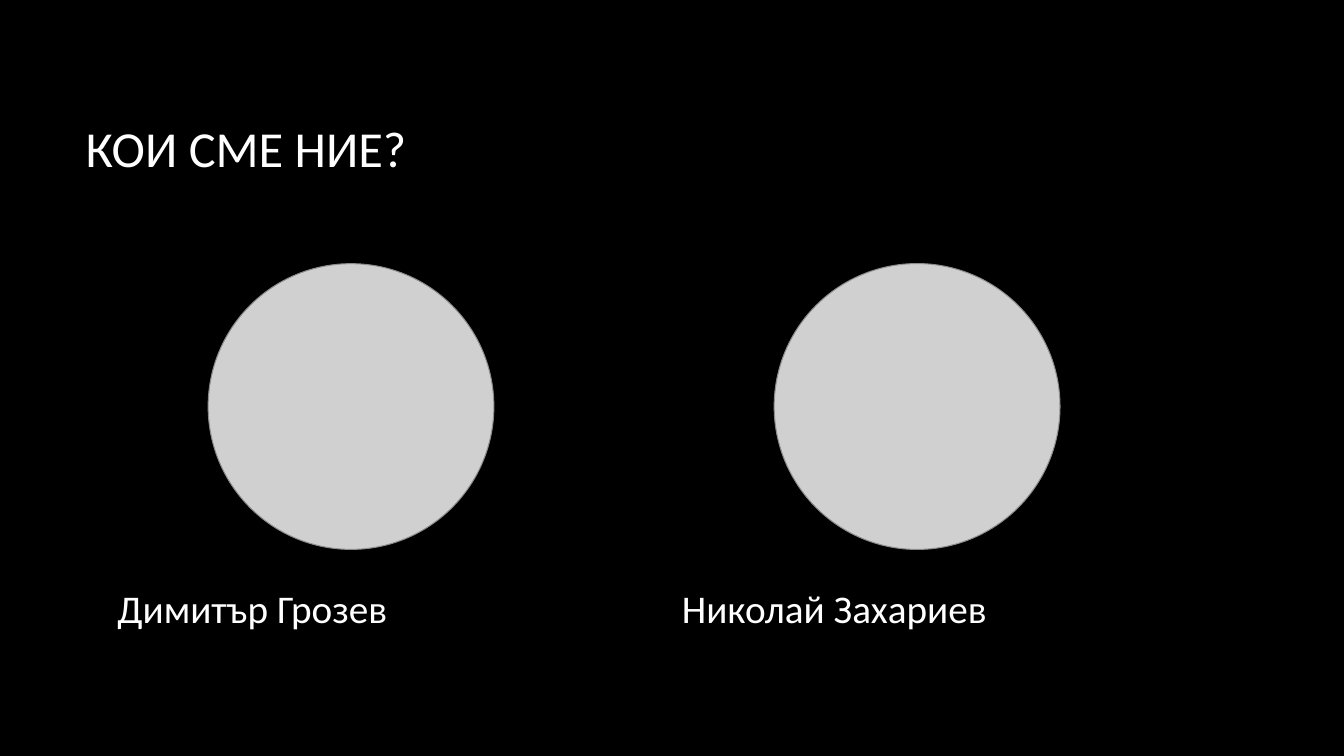
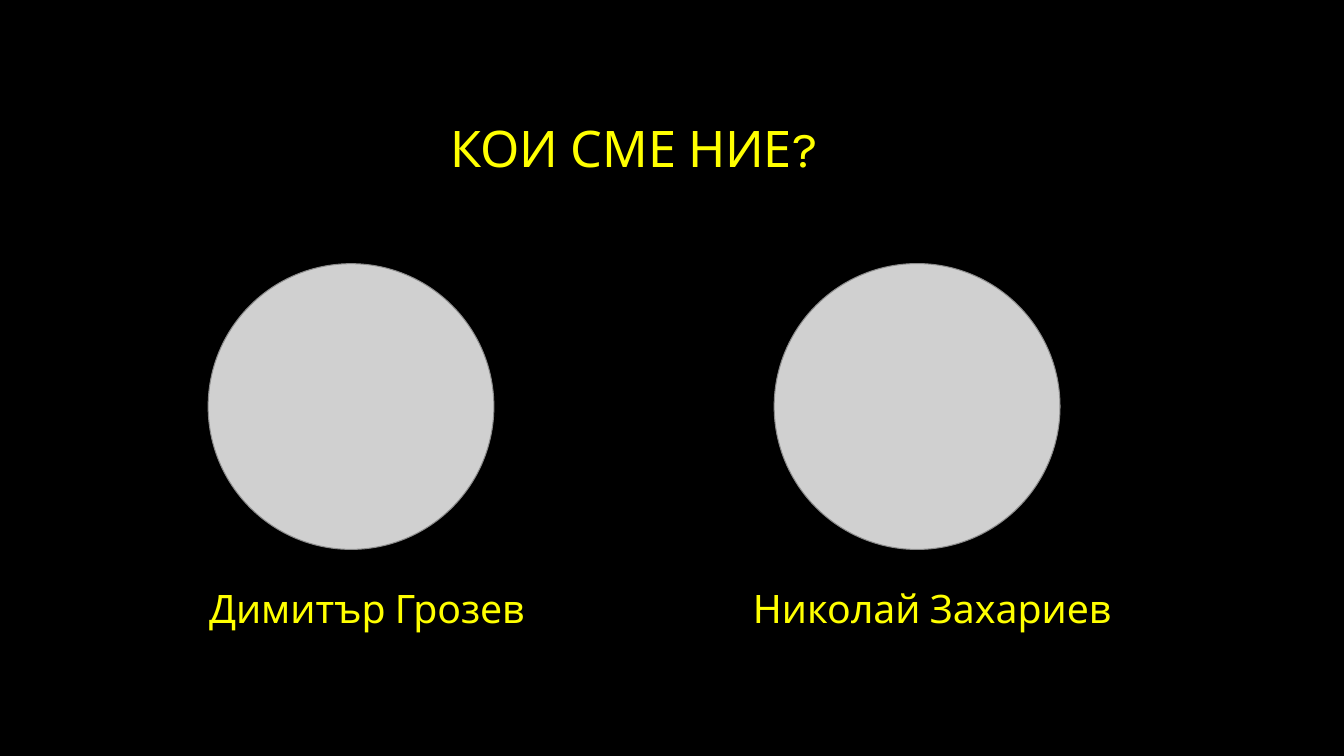
Before and after one commit to NickZach2036/HADIS, a slide deck: slide 2 of HADIS_presentation.pptx. Drawn at 1344x756 pixels with LibreOffice and Linux fonts; fonts in the diff are those of the drawing; grey boxes stand for pictures; background and template pictures are left out. Boxes give left, top, right and bottom in pixels: in the first picture for what was removed or moved away, otherwise in the second. Text is boxed around its words. In the diff, an @@ line names an element or a change of style, - is before the commit and + after.

```diff
--- a/HADIS_presentation.pptx
+++ b/HADIS_presentation.pptx
@@ font Calibri to Karla, text colour #FFFFFF to #FFFF00; alignment left to centre in 3 elements at box(451, 130, 792, 168), box(209, 595, 525, 633), box(753, 593, 1111, 633) @@
```
Also in this commit, not shown: 1 other slide changed, 6 other files.
